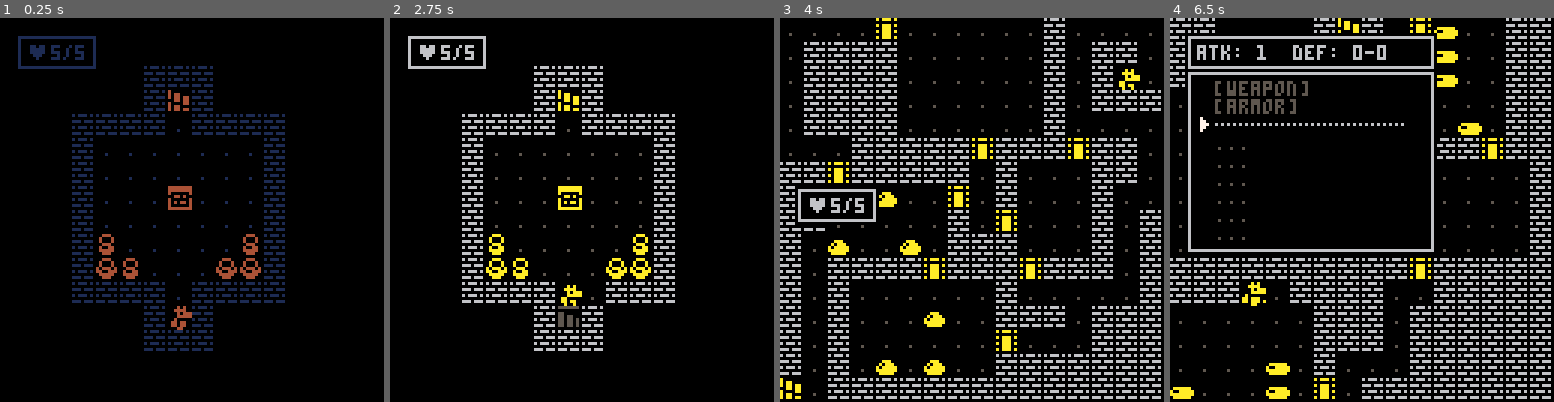
Above: before the commit, frames 1-4 (left to right).
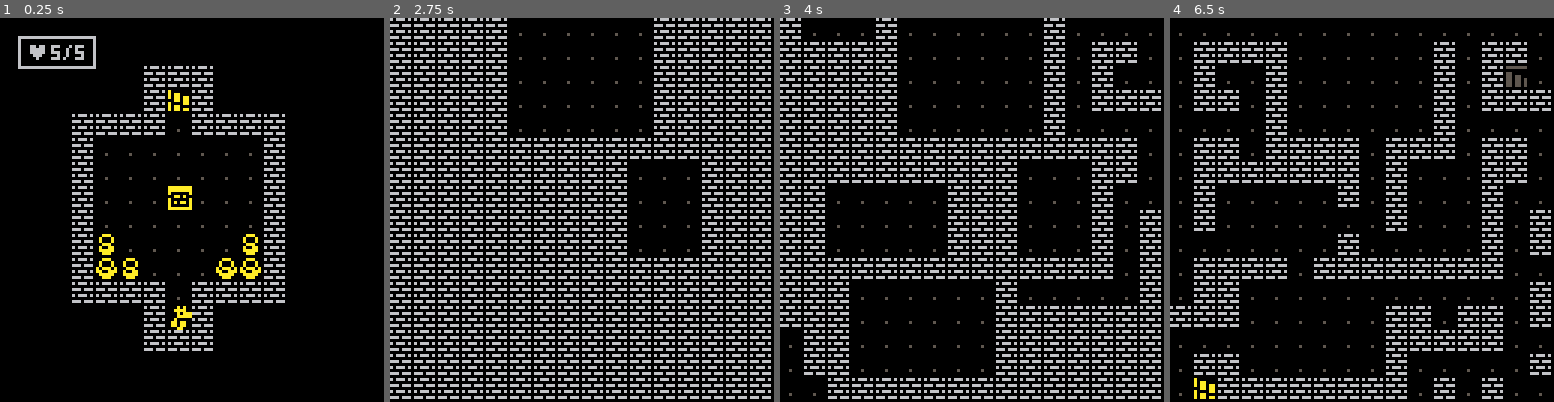
Above: after the commit, the same moments.

Repository: Qowface/pico8-carts
Game: PICO-8 cartridge roguelike.p8
Two runs of this game, one before a commit and one after it. Both use one fixed random seed, a clock stepped at 60 frames per second and the inputs below.
Inputs:
- Up to frame 1 (0.25 s): no input
- Up to frame 2 (2.75 s): tap X (X key) at 0.33, 1.07, 1.85 s; tap O (Z key) at 0.7, 1.7, 2.1, 2.5 s; hold Right 1.6-2.1 s; hold Up 2.15-2.42 s; hold Right from 2.47 s (still down)
- Up to frame 3 (4 s): tap O (Z key) at 2.9, 3.3, 3.7 s; tap X (X key) at 2.97 s; release Right at 3.03 s; hold Left 3.08-3.58 s; hold Down 3.63-3.97 s
- Up to frame 4 (6.5 s): hold Right 4.02-4.68 s; tap X (X key) at 4.08, 5.2, 6.32 s; tap O (Z key) every 0.4 s from 4.1 to 6.1 s; hold Up 4.73-5.03 s; hold Left 5.08-5.68 s; hold Down 5.73-6.03 s; hold Right from 6.08 s (still down)

The runs differ from the first frame. In frame 1, 7.4% of the frame differs, in the area x 4-75%, y 4-87%; in frame 2, 29%, in the area x 0-100%, y 0-100%; in frame 3, 6.9%; in frame 4, 21%.

Commit message:
Roguelike - Optimizations.

Diff:
--- a/roguelike.p8
+++ b/roguelike.p8
@@ -38,7 +38,10 @@
 function _draw()
 	_drw()
 	drawind()
-	checkfade()
+
+	fadeperc=0
+	--checkfade()
+
 	cursor(4,4)
 	color(8)
 	for txt in all(debug) do
@@ -226,10 +229,8 @@
 
 function draw_game()
 	cls(0)
+	if fadeperc==1 then return end
 	map()
-
-	--drawspr(getframe(p_ani),p_x*8+p_ox,p_y*8+p_oy,10,p_flip)
-
 	for m in all(dmob) do
 		if sin(time()*8)>0 then
 			drawmob(m)
@@ -535,14 +536,12 @@
 		_upd=update_gover
 		_drw=draw_win
 		fadeout(0.02)
-		reload(0x2000,0x2000,0x1000)
 		return false
 	elseif p_mob.hp<=0 then
 		wind={}
 		_upd=update_gover
 		_drw=draw_gover
 		fadeout(0.02)
-		reload(0x2000,0x2000,0x1000)
 		return false
 	end
 	return true
@@ -1022,7 +1021,7 @@
 
 function infestroom(r)
 	local target=2+flr(rnd(3))
-	local x,y=0,0
+	local x,y
 
 	for i=1,target do
 		repeat
@@ -1060,6 +1059,9 @@
 
 function genfloor(f)
 	floor=f
+	mob={}
+	add(mob,p_mob)
+
 	if floor==0 then
 		copymap(16,0)
 	elseif floor==winfloor then
@@ -1071,9 +1073,6 @@
 
 function mapgen()
 	copymap(48,0)
-
-	mob={}
-	add(mob,p_mob)
 
 	rooms={}
 	roomap=blankmap(0)
@@ -1091,6 +1090,14 @@
 	spawnmobs()
 end
 
+function snapshot()
+	cls()
+	map()
+	for i=0,1 do
+		flip()
+	end
+end
+
 -----------
 -- rooms
 -----------
@@ -1103,6 +1110,7 @@
 		local r=rndroom(mw,mh)
 		if placeroom(r) then
 			rmax-=1
+			snapshot()
 		else
 			fmax-=1
 			if r.w>r.h then
@@ -1175,7 +1183,7 @@
 		local cand={}
 		for _x=0,15 do
 			for _y=0,15 do
-				if not iswalkable(_x,_y) and getsig(_x,_y)==255 then
+				if cancarve(_x,_y,false) and not nexttoroom(_x,_y) then
 					add(cand,{x=_x,y=_y})
 				end
 			end
@@ -1186,22 +1194,6 @@
 			digworm(c.x,c.y)
 		end
 	until #cand<=1
-
-	repeat
-		local cand={}
-		for _x=0,15 do
-			for _y=0,15 do
-				if cancarve(_x,_y,false) and not nexttoroom(_x,_y) then
-					add(cand,{x=_x,y=_y})
-				end
-			end
-		end
-
-		if #cand>0 then
-			local c=getrnd(cand)
-			mset(c.x,c.y,1)
-		end
-	until #cand<=1
 end
 
 function digworm(x,y)
@@ -1209,6 +1201,7 @@
 
 	repeat
 		mset(x,y,1)
+		snapshot()
 		if not cancarve(x+dirx[dr],y+diry[dr],false) or (rnd()<0.5 and step>2) then
 			step=0
 			local cand={}
@@ -1230,7 +1223,10 @@
 end
 
 function cancarve(x,y,walk)
-	if inbounds(x,y) and iswalkable(x,y)==walk then
+	if not inbounds(x,y) then return false end
+	local walk= walk==nil and iswalkable(x,y) or walk
+
+	if iswalkable(x,y)==walk then
 		local sig=getsig(x,y)
 		for i=1,#crv_sig do
 			if bcomp(sig,crv_sig[i],crv_msk[i]) then
@@ -1312,7 +1308,7 @@
 					_f1=flags[x1][y1]
 					_f2=flags[x2][y2]
 					if found and _f1!=_f2 then
-						add(drs,{x=_x,y=_y,f1=_f1,f2=_f2})
+						add(drs,{x=_x,y=_y,f=_f1})
 					end
 				end
 			end
@@ -1322,7 +1318,8 @@
 			local d=getrnd(drs)
 			add(doors,d)
 			mset(d.x,d.y,1)
-			growflag(d.x,d.y,d.f1)
+			snapshot()
+			growflag(d.x,d.y,d.f)
 		end
 	until #drs==0
 end
@@ -1355,28 +1352,27 @@
 			local d=getrnd(drs)
 			add(doors,d)
 			mset(d.x,d.y,1)
+			snapshot()
 			cut+=1
 		end
 	until #drs==0 or cut>=3
 end
 
 function fillends()
-	local cand,tle
+	local filled,tle
 	repeat
-		cand={}
+		filled=false
 		for _x=0,15 do
 			for _y=0,15 do
 				tle=mget(_x,_y)
 				if cancarve(_x,_y,true) and tle!=14 and tle!=15 then
-					add(cand,{x=_x,y=_y})
+					filled=true
+					mset(_x,_y,2)
+					snapshot()
 				end
 			end
 		end
-
-		for c in all(cand) do
-			mset(c.x,c.y,2)
-		end
-	until #cand==0
+	until not filled
 end
 
 function isdoor(x,y)
@@ -1427,7 +1423,7 @@
 	for x=0,15 do
 		for y=0,15 do
 			local tmp=distmap[x][y]
-			if tmp>high and (cancarve(x,y,false) or cancarve(x,y,true)) then
+			if tmp>high and cancarve(x,y) then
 				ex,ey,high=x,y,tmp
 			end
 		end
@@ -1437,7 +1433,7 @@
 	for x=0,15 do
 		for y=0,15 do
 			local tmp=distmap[x][y]
-			if tmp>=0 and tmp<low and (cancarve(x,y,false) or cancarve(x,y,true)) then
+			if tmp>=0 and tmp<low and cancarve(x,y) then
 				px,py,low=x,y,tmp
 			end
 		end
